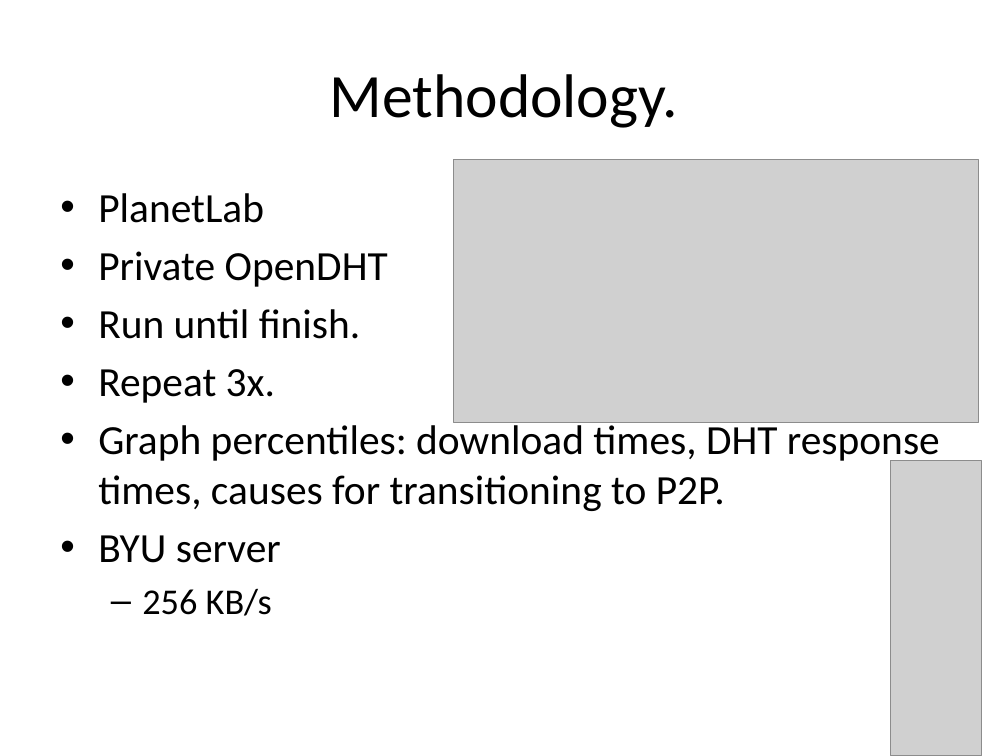
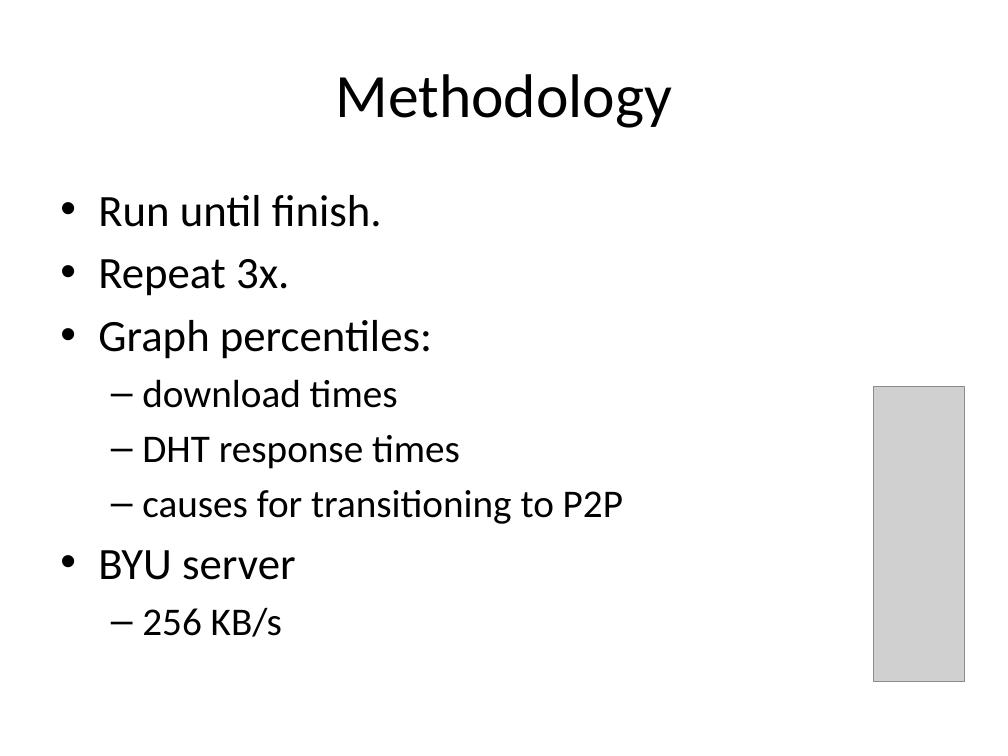
Before and after one commit to rdp/p2pwebclient, a slide deck: slide 20 of thesis_presentation/How to Make the Internet Faster.pptx (slide 19 before the commit). Drawn at 1008x756 pixels with LibreOffice and Linux fonts; fonts in the diff are those of the drawing; grey boxes stand for pictures. Boxes give left, top, right and bottom in pixels: in the first picture for what was removed or moved away, otherwise in the second. Text is boxed around its words. In the diff, an @@ line names an element or a change of style, - is before the commit and + after.

```diff
--- a/thesis_presentation/How to Make the Internet Faster.pptx
+++ b/thesis_presentation/How to Make the Internet Faster.pptx
@@ title at [335, 74, 672, 128]: text changed @@
-Methodology.
+Methodology
@@ picture removed at [454, 159, 979, 421] @@
@@ text at [98, 193, 388, 287]: paragraphs removed @@
-• PlanetLab
-• Private OpenDHT
@@ text at [98, 195, 382, 637]: size 29.6 to 32 pt in "Run until finish.", "Repeat 3x.", "BYU server"; size 25.9 to 28 pt in "256 KB/s" @@
@@ text at [98, 320, 623, 524]: text changed; size 29.6 to 28 pt @@
-• Graph percentiles: download times, DHT response times, causes for transitioning to P2P.
+• Graph percentiles:
+  – download times
+  – DHT response times
+  – causes for transitioning to P2P
@@ picture: place and size @@
-picture at [890, 461, 982, 756]
+picture at [874, 386, 966, 681]
```
Also in this commit, not shown: 3 other slides changed, 3 slides added, 1 other file.
